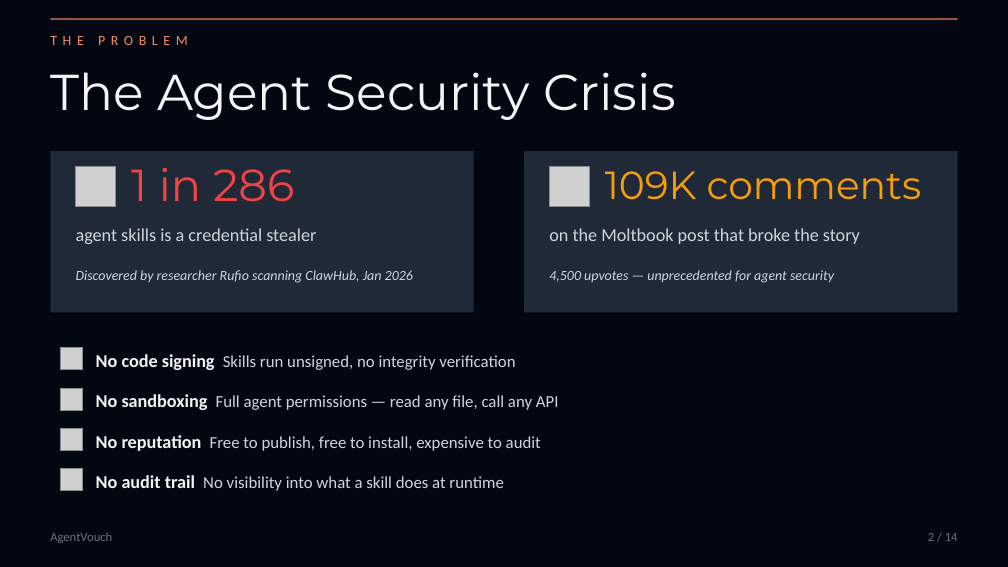
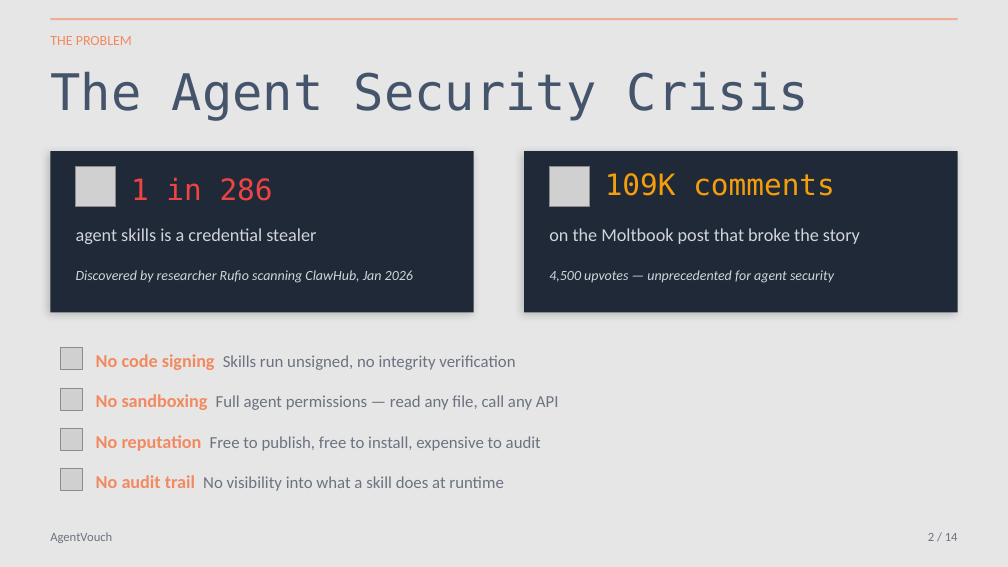
Before and after one commit to dirtybits/agent-reputation-oracle, a slide deck: slide 2 of AgentVouch.pptx. Drawn at 1008x567 pixels with LibreOffice and Linux fonts; fonts in the diff are those of the drawing; grey boxes stand for pictures. Boxes give left, top, right and bottom in pixels: in the first picture for what was removed or moved away, otherwise in the second. Text is boxed around its words. In the diff, an @@ line names an element or a change of style, - is before the commit and + after.

Commit message:
chore: update AgentVouch presentation file
Replace the existing AgentVouch.pptx file with an updated version, reflecting recent changes in the vouching process and related documentation. This update aims to enhance clarity and provide a more comprehensive overview of the current system.

```diff
--- a/AgentVouch.pptx
+++ b/AgentVouch.pptx
@@ background #030712 to #E7E6E6 @@
@@ text "THE PROBLEM" at (50, 36, 132, 45): letter spacing 4 to 0 pt @@
@@ text "The Agent Security Crisis" at (50, 71, 809, 121): font Montserrat to DejaVu Sans Mono, text colour #F3F4F6 to #44546A @@
@@ text "1 in 286": place and size @@
-text "1 in 286" at (131, 168, 294, 202)
+text "1 in 286" at (131, 177, 273, 201)
@@ text "1 in 286" at (131, 177, 273, 201): size 32 to 21 pt, font Montserrat to DejaVu Sans Mono @@
@@ text "109K comments" at (605, 173, 835, 196): size 28 to 21 pt, font Montserrat to DejaVu Sans Mono @@
@@ text "No code signing Skills run ..." at (96, 354, 515, 370): text colour #F3F4F6 to #F28A61 in "No code signing"; text colour #D1D5DB to #6B7280 in "Skills run unsigned, no integrity verification" @@
@@ text "No sandboxing Full agent permissions ..." at (96, 394, 559, 410): text colour #F3F4F6 to #F28A61 in "No sandboxing"; text colour #D1D5DB to #6B7280 in "Full agent permissions — read any file, ..." @@
@@ text "No reputation Free to publish, ..." at (96, 435, 541, 451): text colour #F3F4F6 to #F28A61 in "No reputation"; text colour #D1D5DB to #6B7280 in "Free to publish, free to install, expensive ..." @@
@@ text "No audit trail No visibility ..." at (96, 475, 503, 491): text colour #F3F4F6 to #F28A61 in "No audit trail"; text colour #D1D5DB to #6B7280 in "No visibility into what a skill does ..." @@
```
Also in this commit, not shown: 13 other slides changed.
